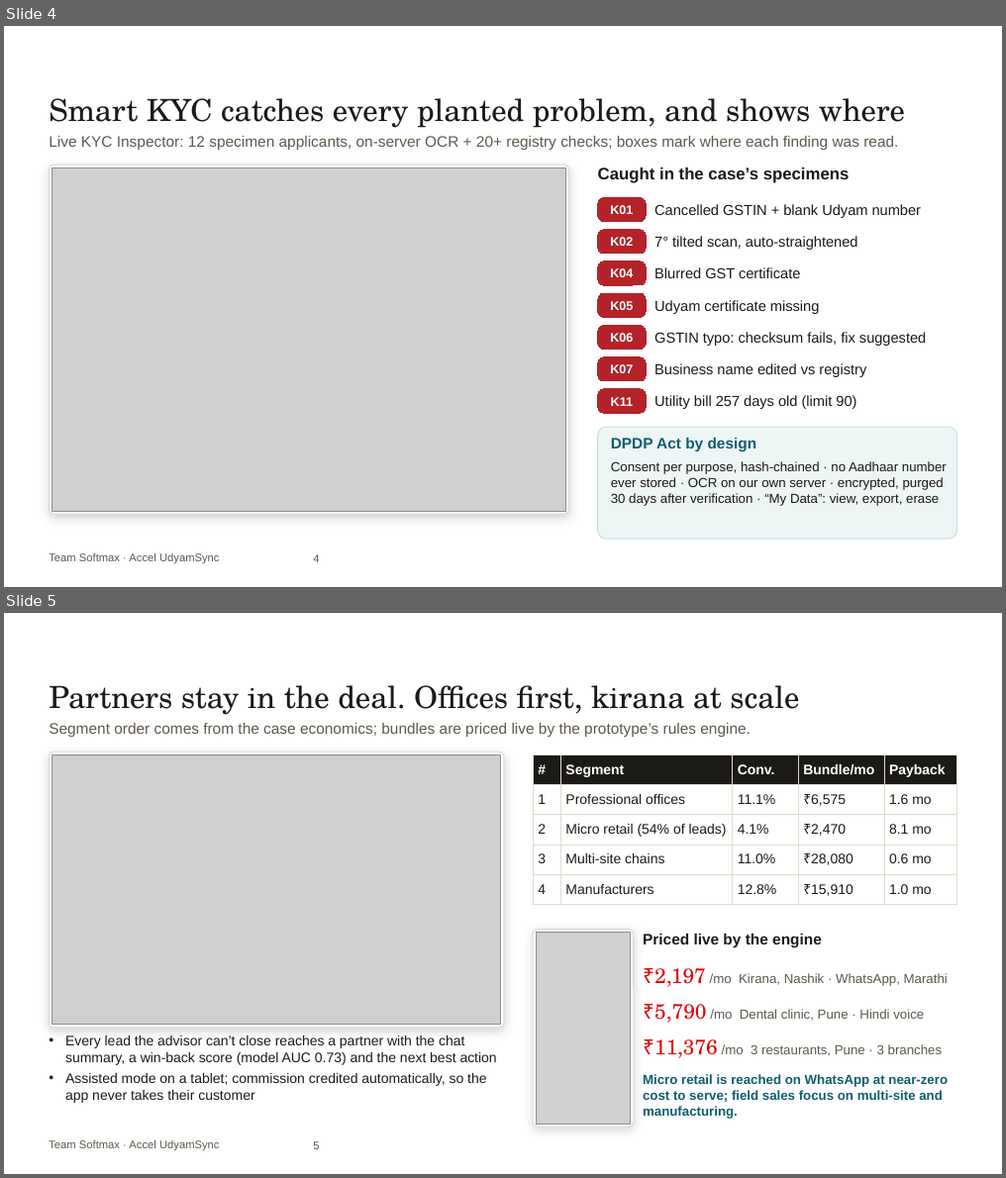
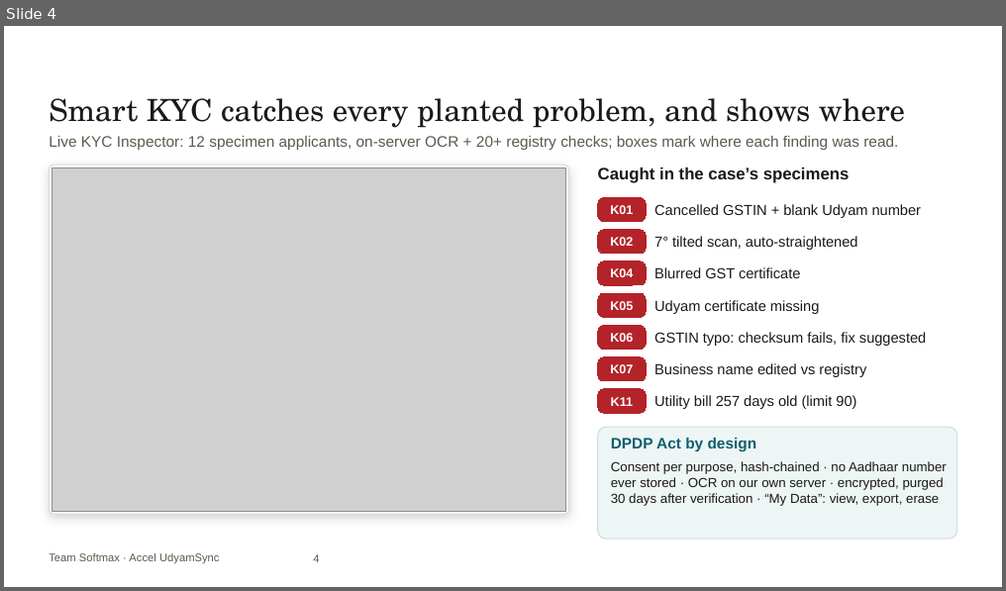
Before and after one commit to ac265640/UdyamSync, a slide deck: submission/UdyamSync_Submission.pptx. Shown one above the other, each under a label of ours: slides 4 and 5 before the commit, slide 4 after it. The pictures are 1006x1178 and 1006x591 pixels, drawn with LibreOffice and Linux fonts; fonts in the diff are those of the drawing; grey boxes stand for pictures; background and template pictures are left out. Boxes give left, top, right and bottom in pixels: in the first picture for what was removed or moved away, otherwise in the second. Text is boxed around its words. In the diff, an @@ line names an element or a change of style, - is before the commit and + after.

```diff
--- a/submission/UdyamSync_Submission.pptx
+++ b/submission/UdyamSync_Submission.pptx
@@ slide 5 removed at [4, 613, 1002, 1174], background picture (left out); not listed: 1 template element that a slide beside it also shows @@
@@ text removed at [49, 685, 799, 715] @@
-Partners stay in the deal. Offices first, kirana at scale
@@ text removed at [49, 723, 750, 737] @@
-Segment order comes from the case economics; bundles are priced live by the prototype’s rules engine.
@@ rounded rectangle removed at [49, 752, 504, 1028] @@
@@ picture removed at [52, 755, 501, 1025] @@
@@ table removed at [533, 755, 957, 900], 5 rows, 5 columns @@
-# | Segment | Conv. | Bundle/mo | Payback
-1 | Professional offices | 11.1% | ₹6,575 | 1.6 mo
-2 | Micro retail (54% of leads) | 4.1% | ₹2,470 | 8.1 mo
-3 | Multi-site chains | 11.0% | ₹28,080 | 0.6 mo
-4 | Manufacturers | 12.8% | ₹15,910 | 1.0 mo
@@ rounded rectangle removed at [533, 930, 634, 1127] @@
@@ picture removed at [536, 933, 631, 1124] @@
@@ text removed at [643, 934, 822, 949] @@
-Priced live by the engine
@@ text removed at [654, 968, 947, 987] @@
-₹2,197 /mo Kirana, Nashik · WhatsApp, Marathi
@@ text removed at [654, 1004, 924, 1023] @@
-₹5,790 /mo Dental clinic, Pune · Hindi voice
@@ text removed at [65, 1036, 497, 1103] @@
-• Every lead the advisor can’t close reaches a partner with the chat summary, a win-back score (model AUC 0.73) and the next best action
-• Assisted mode on a tablet; commission credited automatically, so the app never takes their customer
@@ text removed at [654, 1040, 943, 1059] @@
-₹11,376 /mo 3 restaurants, Pune · 3 branches
@@ text removed at [643, 1074, 947, 1119] @@
-Micro retail is reached on WhatsApp at near-zero cost to serve; field sales focus on multi-site and manufacturing.
@@ page number removed at [313, 1142, 319, 1150] @@
-5
```
Also in this commit, not shown: 4 slides changed, 4 slides added, 3 other files.
